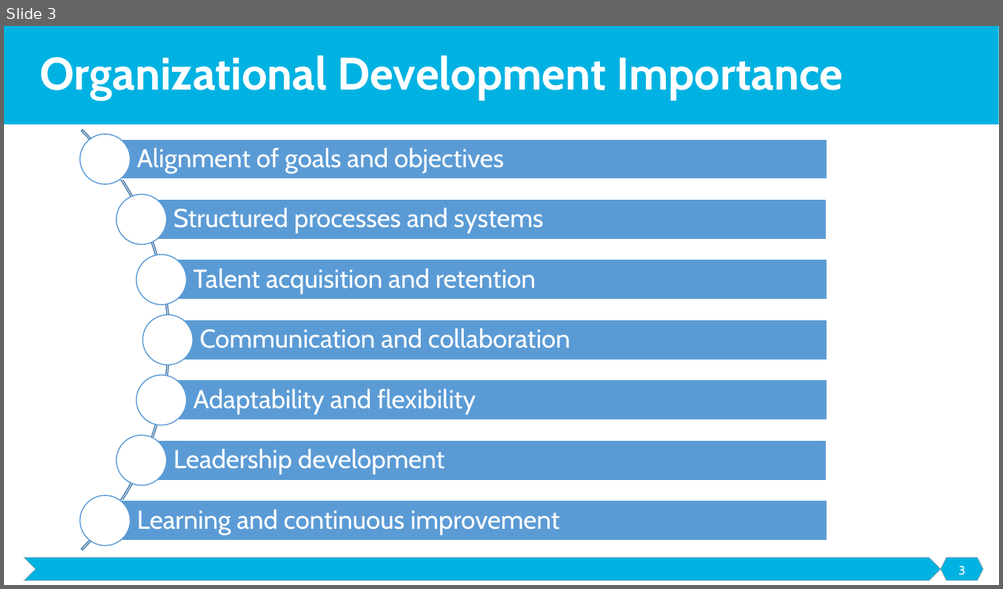
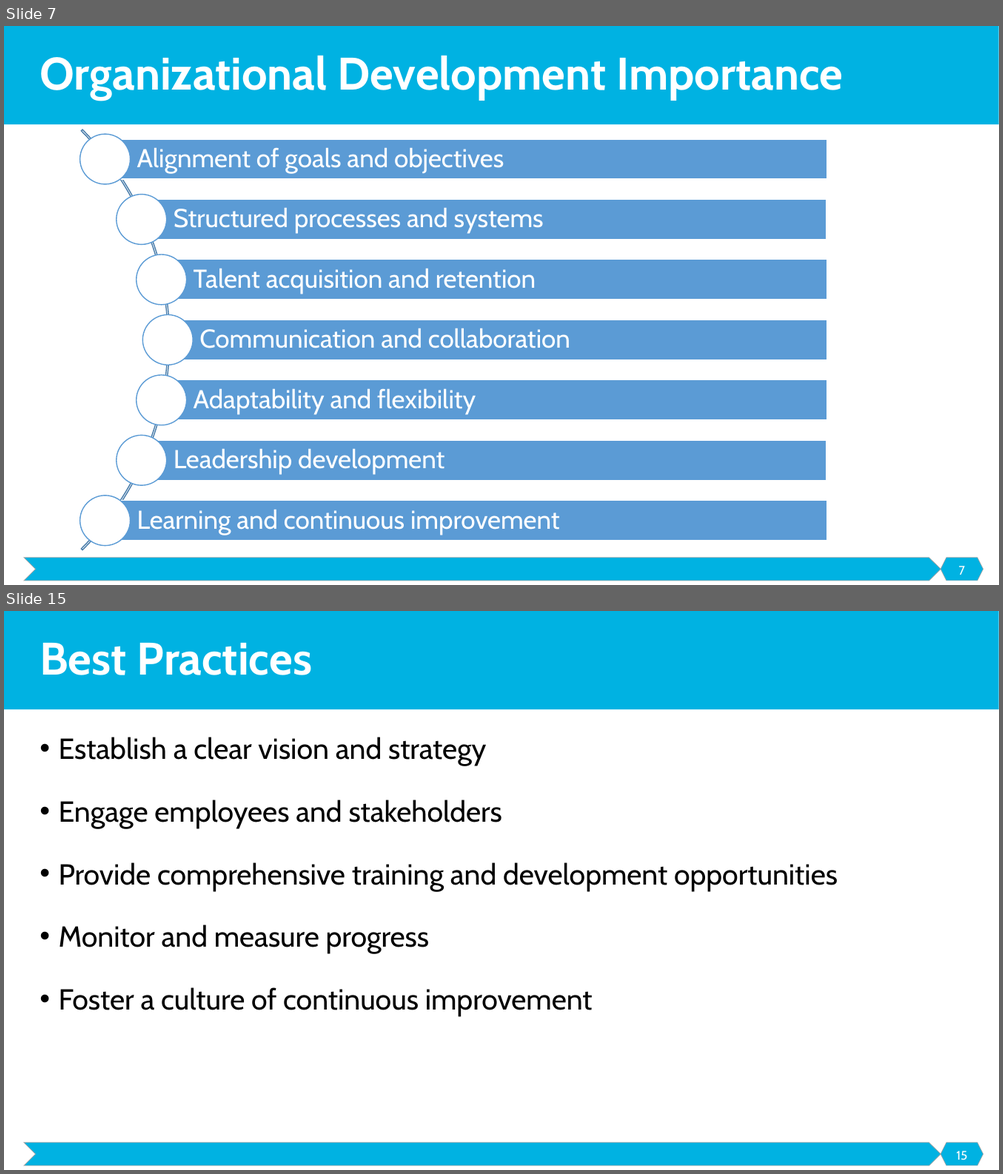
Before and after one commit to malenezi/malenezi, a slide deck: SE495/Lectures/7-Organizational Development/Organizational Development.pptx. Shown one above the other, each under a label of ours: slide 3 before the commit, slides 7 and 15 after it; the slides between them are not shown. The pictures are 1003x589 and 1003x1174 pixels, drawn with LibreOffice and Linux fonts; fonts in the diff are those of the drawing. Boxes give left, top, right and bottom in pixels: in the first picture for what was removed or moved away, otherwise in the second. Text is boxed around its words. In the diff, an @@ line names an element or a change of style, - is before the commit and + after.

```diff
--- a/SE495/Lectures/7-Organizational Development/Organizational Development.pptx
+++ b/SE495/Lectures/7-Organizational Development/Organizational Development.pptx
@@ slide 15 added at [4, 611, 999, 1170], background #FFFFFF; not listed: 3 template elements that a slide beside it also shows @@
@@ title added at [40, 643, 312, 675], 44 pt, text #FFFFFF, bold @@
+Best Practices
@@ text added at [59, 737, 837, 1017], 28 pt, text #000000 @@
+• Establish a clear vision and strategy
+• Engage employees and stakeholders
+• Provide comprehensive training and development opportunities
+• Monitor and measure progress
+• Foster a culture of continuous improvement
@@ page number added at [956, 1151, 967, 1161], 12 pt, text #FFFFFF @@
+15
@@ what was slide 3 is now slide 7 @@
@@ page number at [959, 566, 965, 575]: text changed @@
-3
+7
```
Also in this commit, not shown: 4 slides changed, 32 other slides added, 4 other files.
